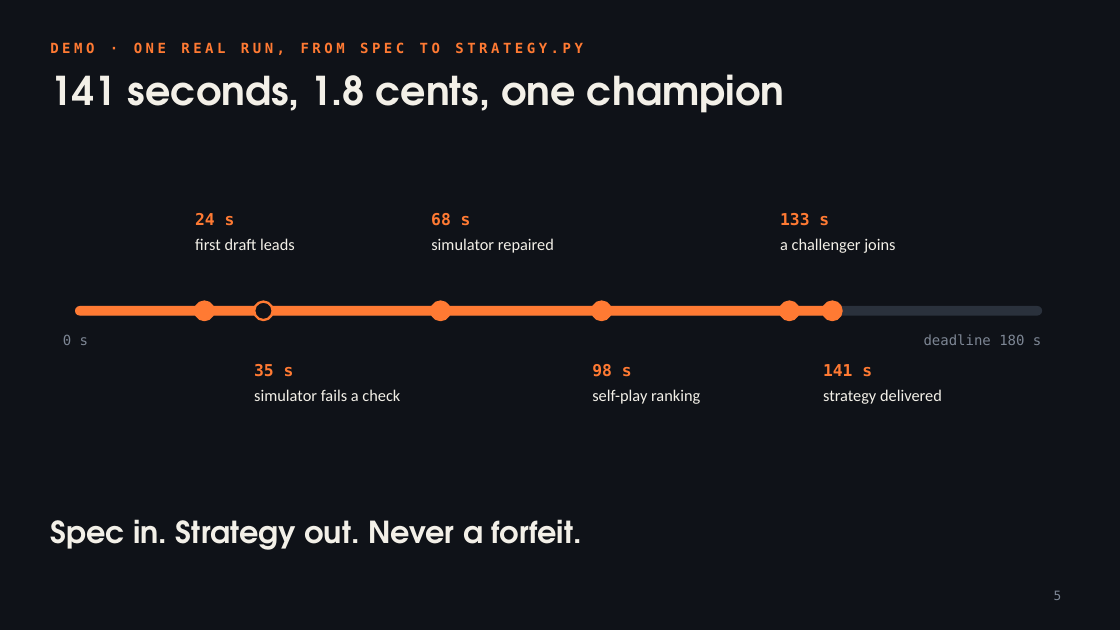
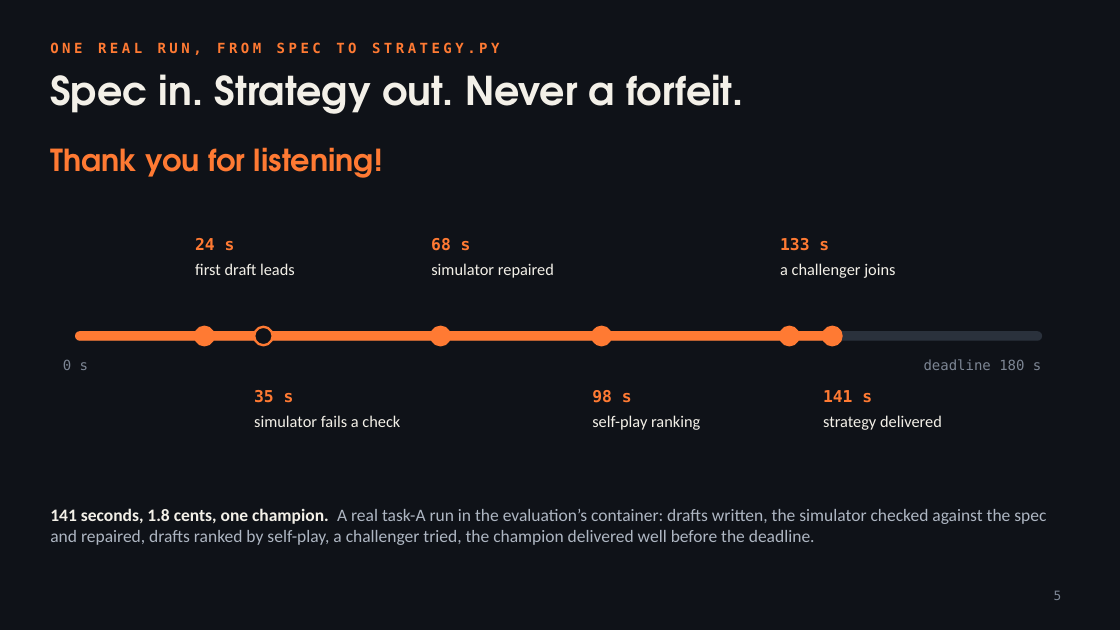
Before and after one commit to timoo-006/zentralhack-harness, a slide deck: slide 5 of docs/presentation/pitch.pptx. Drawn at 1120x630 pixels with LibreOffice and Linux fonts; fonts in the diff are those of the drawing. Boxes give left, top, right and bottom in pixels: in the first picture for what was removed or moved away, otherwise in the second. Text is boxed around its words. In the diff, an @@ line names an element or a change of style, - is before the commit and + after.

```diff
--- a/docs/presentation/pitch.pptx
+++ b/docs/presentation/pitch.pptx
@@ text at <box>50,42,500,55</box>: text changed @@
-DEMO · ONE REAL RUN, FROM SPEC TO STRATEGY.PY
+ONE REAL RUN, FROM SPEC TO STRATEGY.PY
@@ title at <box>50,74,744,114</box>: text changed @@
-141 seconds, 1.8 cents, one champion
+Spec in. Strategy out. Never a forfeit.
@@ text added at <box>50,147,383,178</box>, 26 pt, text #FF7A33, bold @@
+Thank you for listening!
@@ 14 texts, 6 ellipses, 2 rounded rectangles: place and size @@
-14 texts, 6 ellipses, 2 rounded rectangles at <box>63,213,1042,404</box>
+14 texts, 6 ellipses, 2 rounded rectangles at <box>63,238,1042,430</box>
@@ text added at <box>50,508,1046,545</box>, 15 pt, text #AEB6C2 @@
+141 seconds, 1.8 cents, one champion. A real task-A run in the evaluation’s container: drafts written, the simulator checked against the spec and repaired, drafts ranked by self-play, a challenger tried, the champion delivered well before the deadline.
@@ text removed at <box>50,519,582,550</box> @@
-Spec in. Strategy out. Never a forfeit.
```
Also in this commit, not shown: 3 other files.
